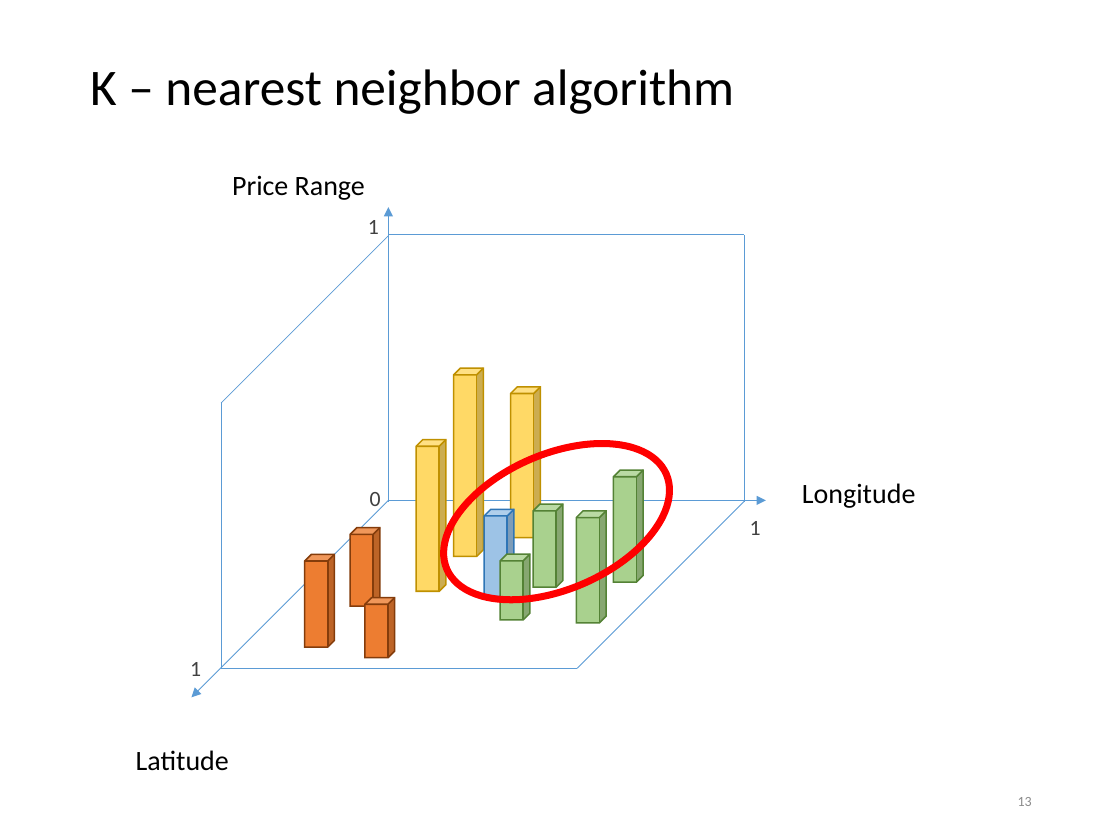
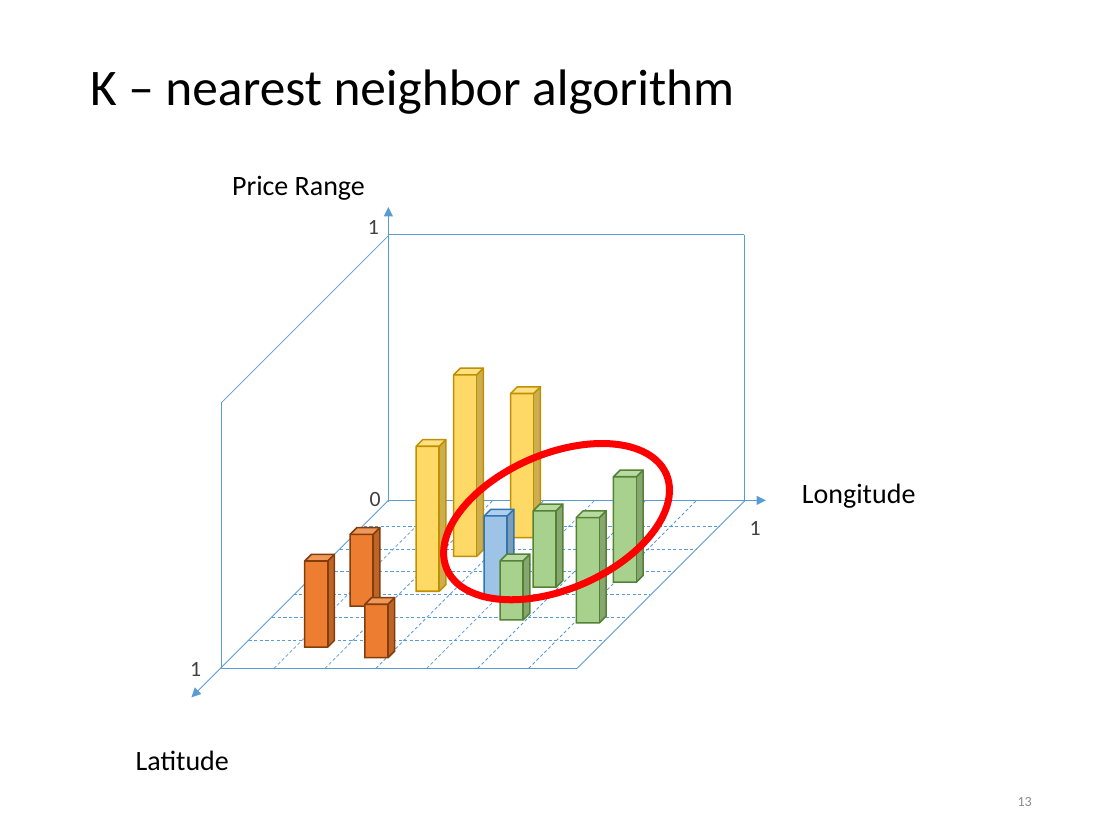
Before and after one commit to tienlx93/capstone-ors, a slide deck: slide 13 of doc/SlidePresentation 2 v3.pptx. Drawn at 1120x840 pixels with LibreOffice and Linux fonts; fonts in the diff are those of the drawing. Boxes give left, top, right and bottom in pixels: in the first picture for what was removed or moved away, otherwise in the second. Text is boxed around its words. In the diff, an @@ line names an element or a change of style, - is before the commit and + after.

```diff
--- a/doc/SlidePresentation 2 v3.pptx
+++ b/doc/SlidePresentation 2 v3.pptx
@@ group added at [249,501,720,669]: 12 lines @@
```
Also in this commit, not shown: 4 other slides changed, 46 other files.
